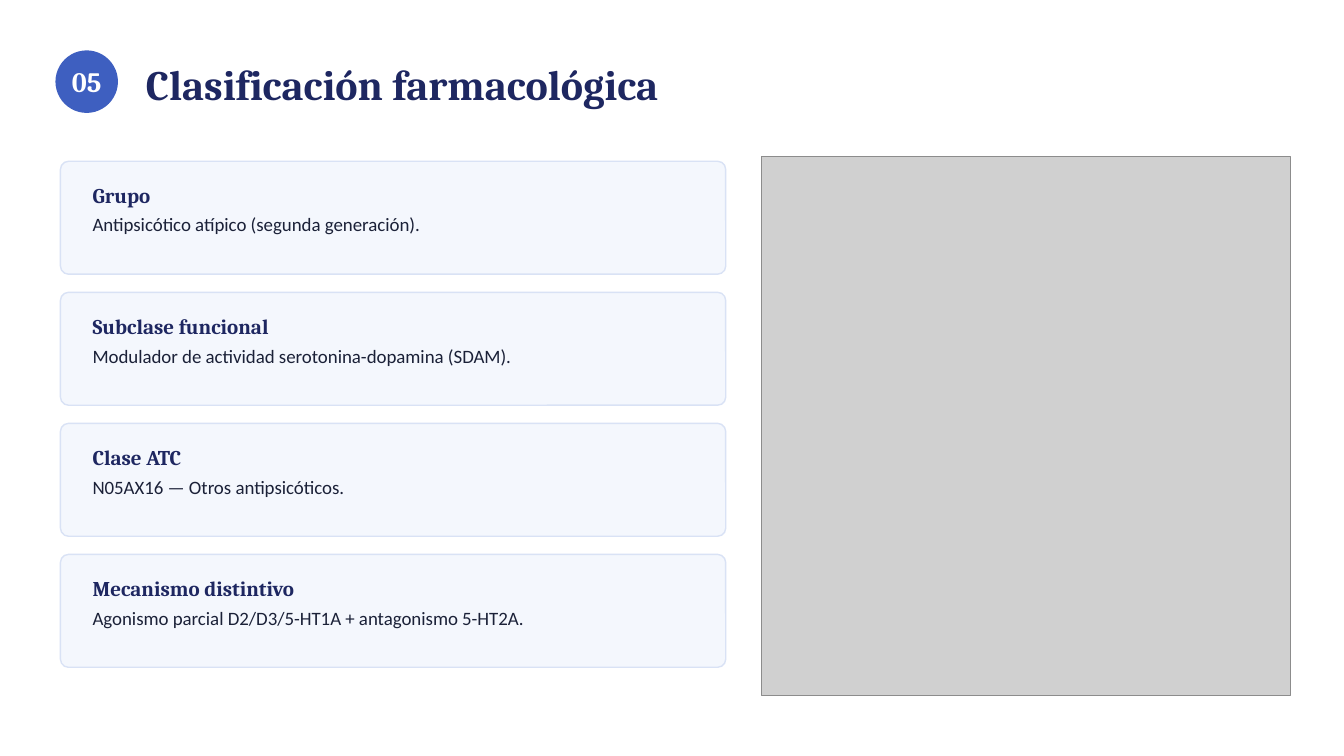
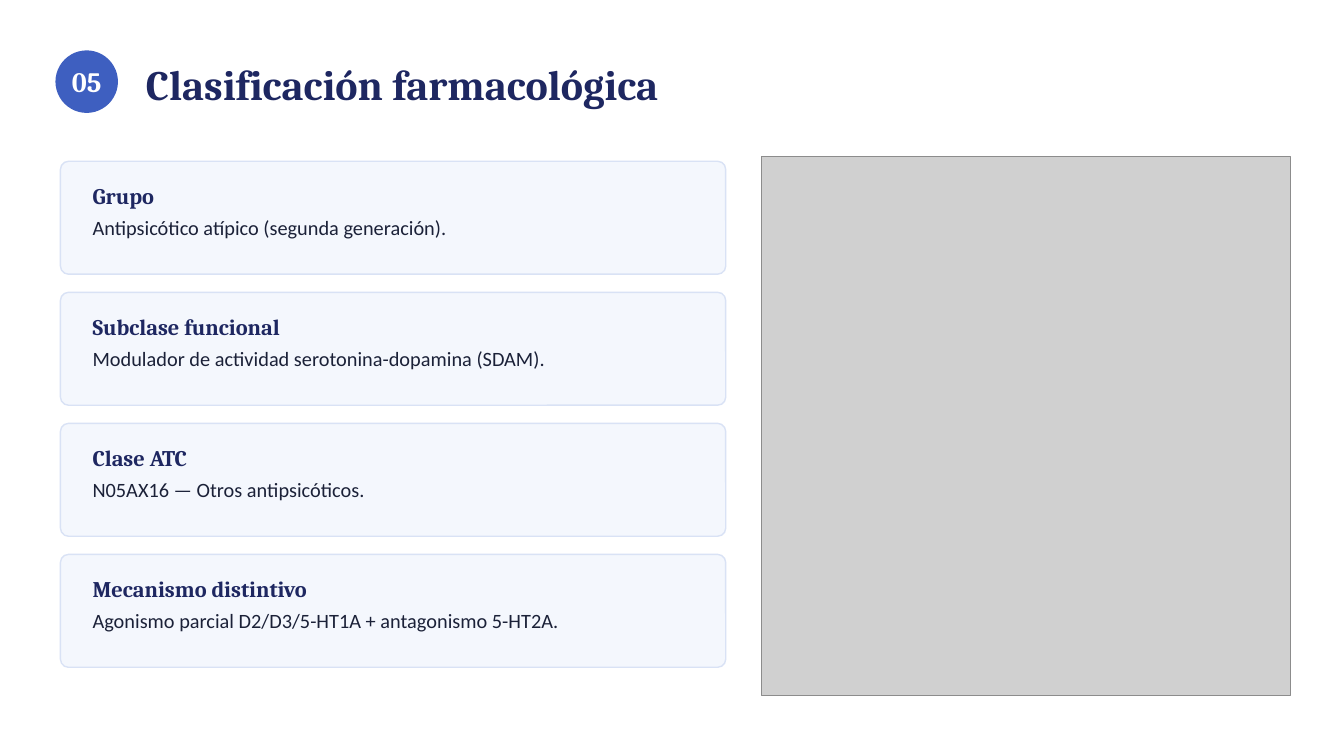
Before and after one commit to rjrm0483-cloud/Proyectos-RJ-., a slide deck: slide 6 of Brexpiprazol_Presentacion_Dra_Heydi_Trujillo.pptx. Drawn at 1344x756 pixels with LibreOffice and Linux fonts; fonts in the diff are those of the drawing; grey boxes stand for pictures. Boxes give left, top, right and bottom in pixels: in the first picture for what was removed or moved away, otherwise in the second. Text is boxed around its words. In the diff, an @@ line names an element or a change of style, - is before the commit and + after.

```diff
--- a/Brexpiprazol_Presentacion_Dra_Heydi_Trujillo.pptx
+++ b/Brexpiprazol_Presentacion_Dra_Heydi_Trujillo.pptx
@@ text "Grupo" at (x1=93, y1=189, x2=447, y2=239): size 15 to 16 pt in "Grupo"; size 13.5 to 14.5 pt in "Antipsicótico atípico (segunda generación)." @@
@@ text "Subclase funcional" at (x1=93, y1=319, x2=545, y2=370): size 15 to 16 pt in "Subclase funcional"; size 13.5 to 14.5 pt in "Modulador de actividad serotonina-dopamina (SDAM)." @@
@@ text "Clase ATC" at (x1=93, y1=450, x2=364, y2=501): size 15 to 16 pt in "Clase ATC"; size 13.5 to 14.5 pt in "N05AX16 — Otros antipsicóticos." @@
@@ text "Mecanismo distintivo" at (x1=93, y1=581, x2=558, y2=632): size 15 to 16 pt in "Mecanismo distintivo"; size 13.5 to 14.5 pt in "Agonismo parcial D2/D3/5-HT1A + antagonismo 5-HT2A." @@
```
Also in this commit, not shown: 18 other slides changed, 1 other file.
